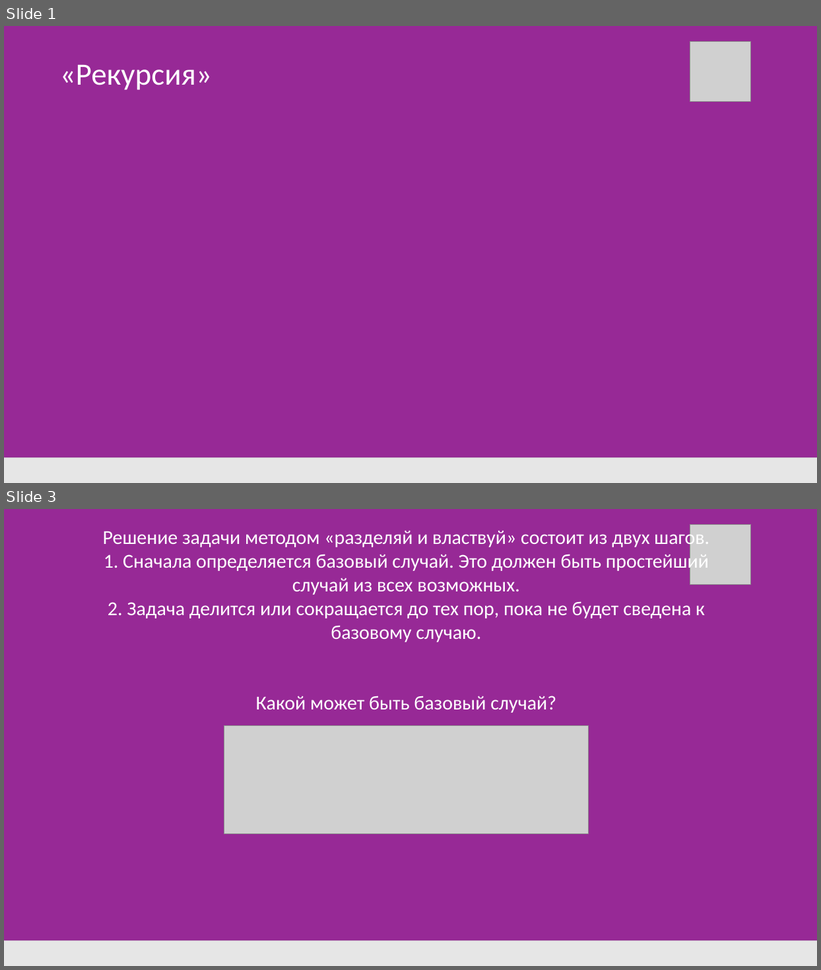
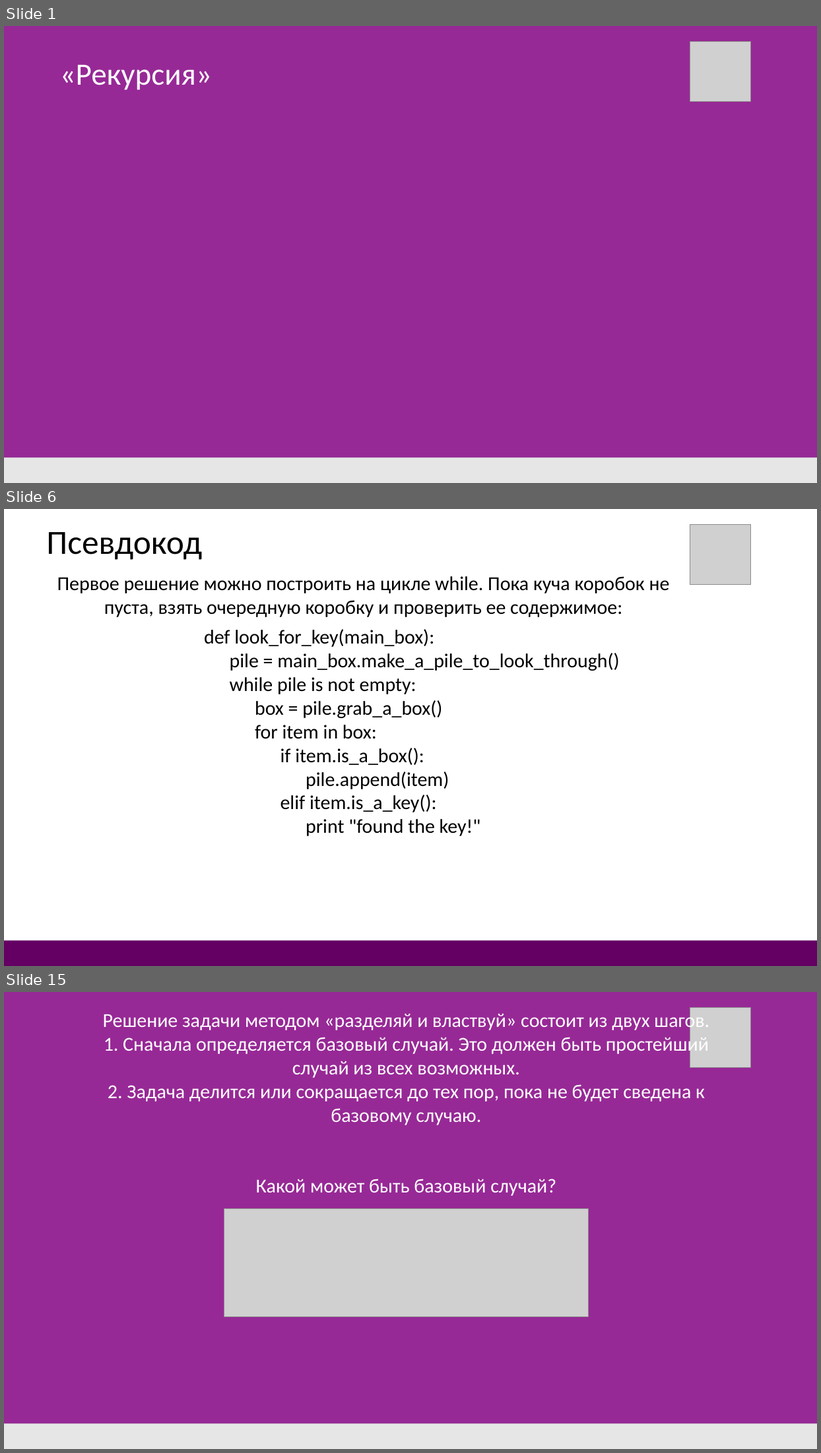
Before and after one commit to DonRobot-all/Algorithmic_training, a slide deck: 5. Рекурсия.pptx. Shown one above the other, each under a label of ours: slides 1 and 3 before the commit, slides 1, 6 and 15 after it; the slides between them are not shown. The pictures are 821x970 and 821x1453 pixels, drawn with LibreOffice and Linux fonts; fonts in the diff are those of the drawing; grey boxes stand for pictures. Boxes give left, top, right and bottom in pixels: in the first picture for what was removed or moved away, otherwise in the second. Text is boxed around its words. In the diff, an @@ line names an element or a change of style, - is before the commit and + after.

```diff
--- a/5. Рекурсия.pptx
+++ b/5. Рекурсия.pptx
@@ slide 6 added at bbox=[4, 509, 817, 966], background #FFFFFF @@
@@ picture added at bbox=[690, 524, 751, 584] @@
@@ text added at bbox=[46, 532, 202, 560], 48 pt, text #000000 @@
+Псевдокод
@@ text added at bbox=[57, 576, 670, 617], 28 pt, text #000000 @@
+Первое решение можно построить на цикле while. Пока куча коробок не пуста, взять очередную коробку и проверить ее содержимое:
@@ text added at bbox=[204, 629, 619, 836], 28 pt, text #000000 @@
+    def look_for_key(main_box):
+      pile = main_box.make_a_pile_to_look_through()
+      while pile is not empty:
+        box = pile.grab_a_box()
+        for item in box:
+          if item.is_a_box():
+          pile.append(item)
+          elif item.is_a_key():
+          print "found the key!"
@@ rectangle added at bbox=[4, 941, 817, 966], fill #640064 @@
@@ what was slide 3 is now slide 15 @@
```
Also in this commit, not shown: 1 slide changed, 11 other slides added, 9 other files.
